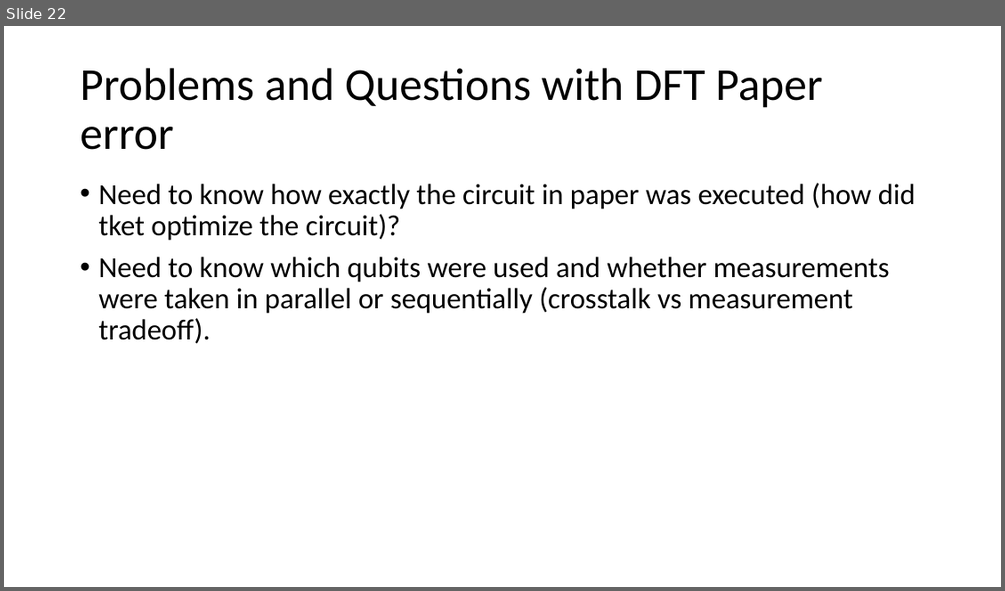
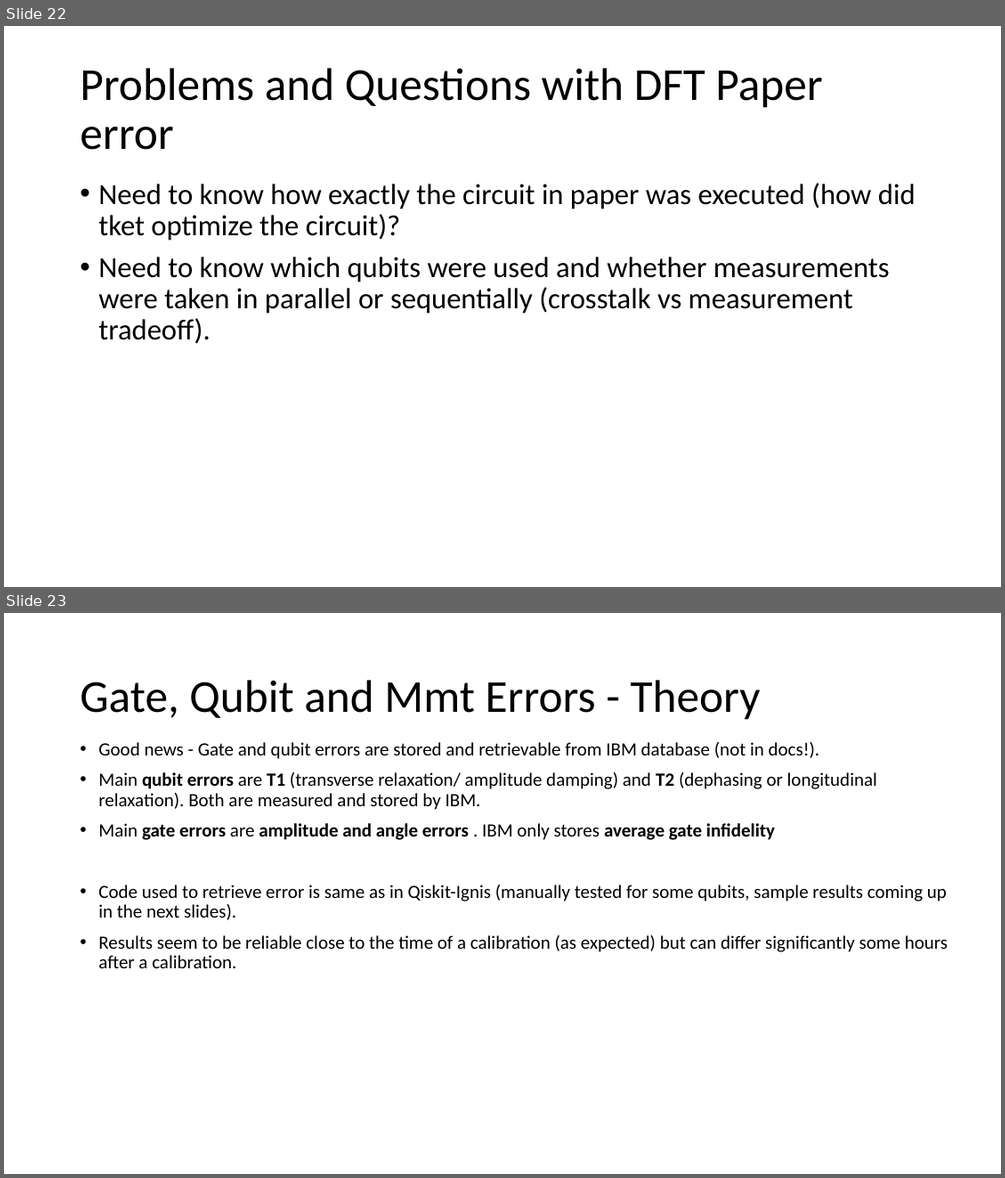
Before and after one commit to a-kapila/quantum-error, a slide deck: Annanay Project Summary.pptx. Shown one above the other, each under a label of ours: slide 22 before the commit, slides 22 and 23 after it. The pictures are 1005x591 and 1005x1178 pixels, drawn with LibreOffice and Linux fonts; fonts in the diff are those of the drawing. Boxes give left, top, right and bottom in pixels: in the first picture for what was removed or moved away, otherwise in the second. Text is boxed around its words. In the diff, an @@ line names an element or a change of style, - is before the commit and + after.

Commit message:
Week 3 work DMFT paper error analysis

```diff
--- a/Annanay Project Summary.pptx
+++ b/Annanay Project Summary.pptx
@@ slide 23 added at box(4, 613, 1001, 1174), background #FFFFFF @@
@@ title added at box(80, 680, 760, 720), 44 pt, text #000000 @@
+Gate, Qubit and Mmt Errors - Theory
@@ text added at box(98, 742, 947, 968), 18 pt, text #000000 @@
+• Good news - Gate and qubit errors are stored and retrievable from IBM database (not in docs!).
+• Main qubit errors are T1 (transverse relaxation/ amplitude damping) and T2 (dephasing or longitudinal relaxation). Both are measured and stored by IBM.
+• Main gate errors are amplitude and angle errors . IBM only stores average gate infidelity
+• Code used to retrieve error is same as in Qiskit-Ignis (manually tested for some qubits, sample results coming up in the next slides).
+• Results seem to be reliable close to the time of a calibration (as expected) but can differ significantly some hours after a calibration.
```
Also in this commit, not shown: 7 other slides added, 1 slide removed, 16 other files.
